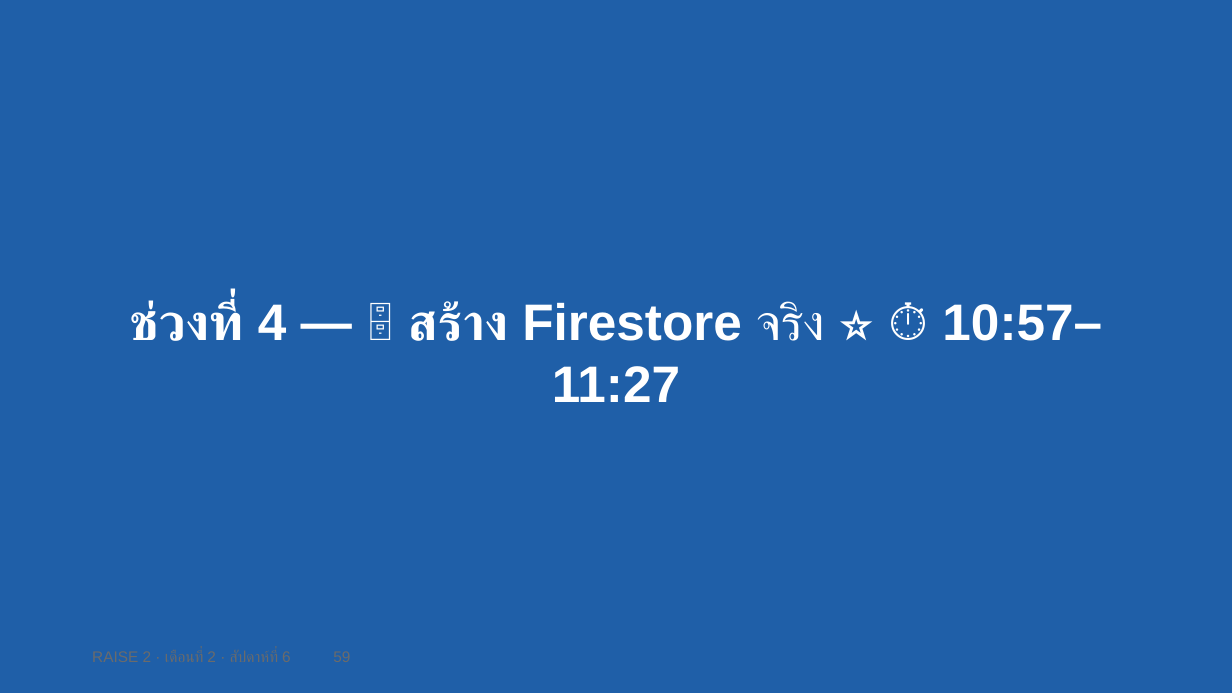
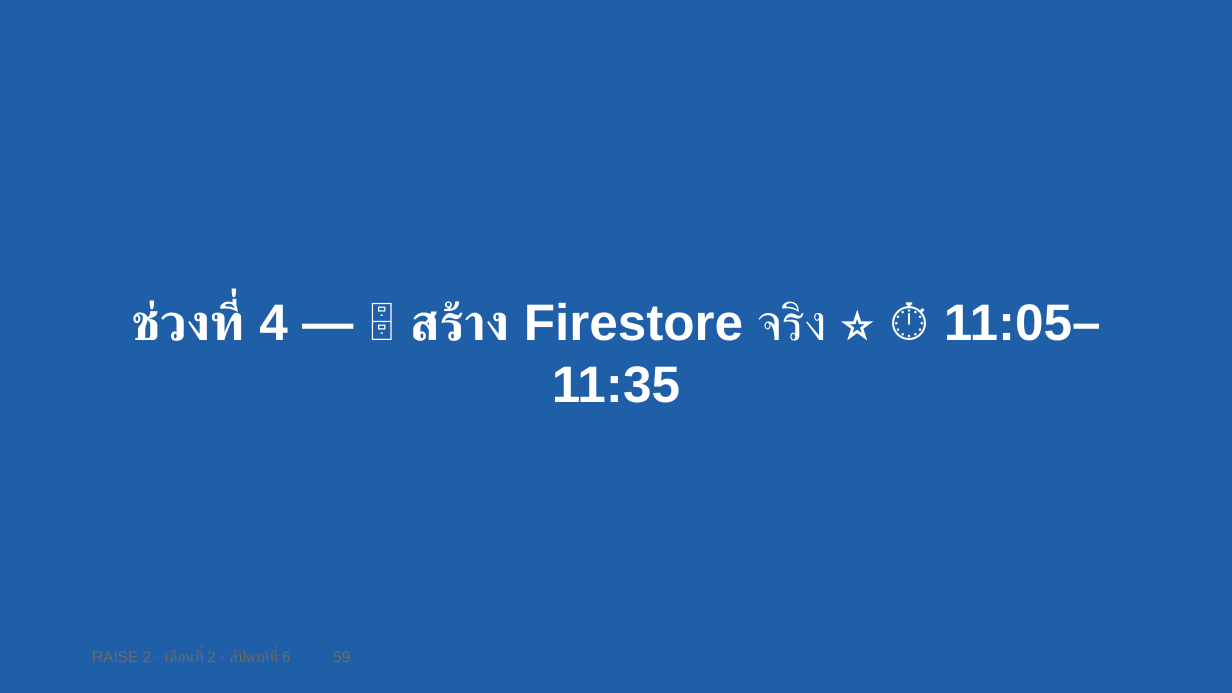
Before and after one commit to cnacha-mfu/raise2-module2, a slide deck: slide 59 of materials/week6/w6-slides.pptx. Drawn at 1232x693 pixels with LibreOffice and Linux fonts; fonts in the diff are those of the drawing. Boxes give left, top, right and bottom in pixels: in the first picture for what was removed or moved away, otherwise in the second. Text is boxed around its words. In the diff, an @@ line names an element or a change of style, - is before the commit and + after.

```diff
--- a/materials/week6/w6-slides.pptx
+++ b/materials/week6/w6-slides.pptx
@@ text at box(131, 301, 1101, 403): text changed @@
-ช่วงที่ 4 — 🗄️ สร้าง Firestore จริง ⭐ ⏱ 10:57–11:27
+ช่วงที่ 4 — 🗄️ สร้าง Firestore จริง ⭐ ⏱ 11:05–11:35
```
Also in this commit, not shown: 6 other slides changed, 1 slide added, 1 slide removed, 4 other files.
